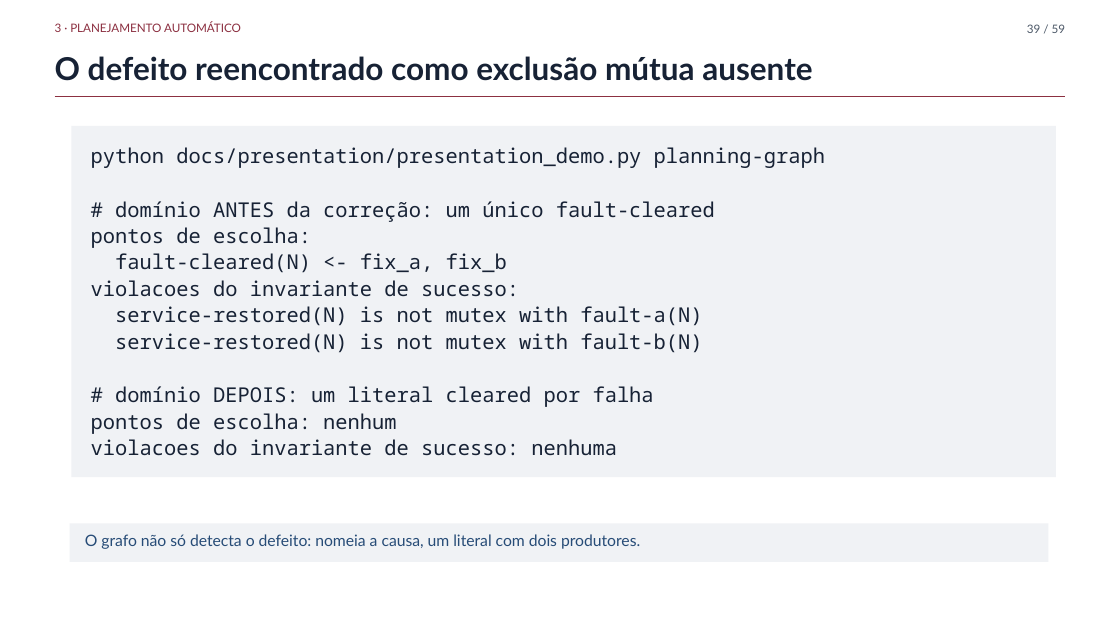
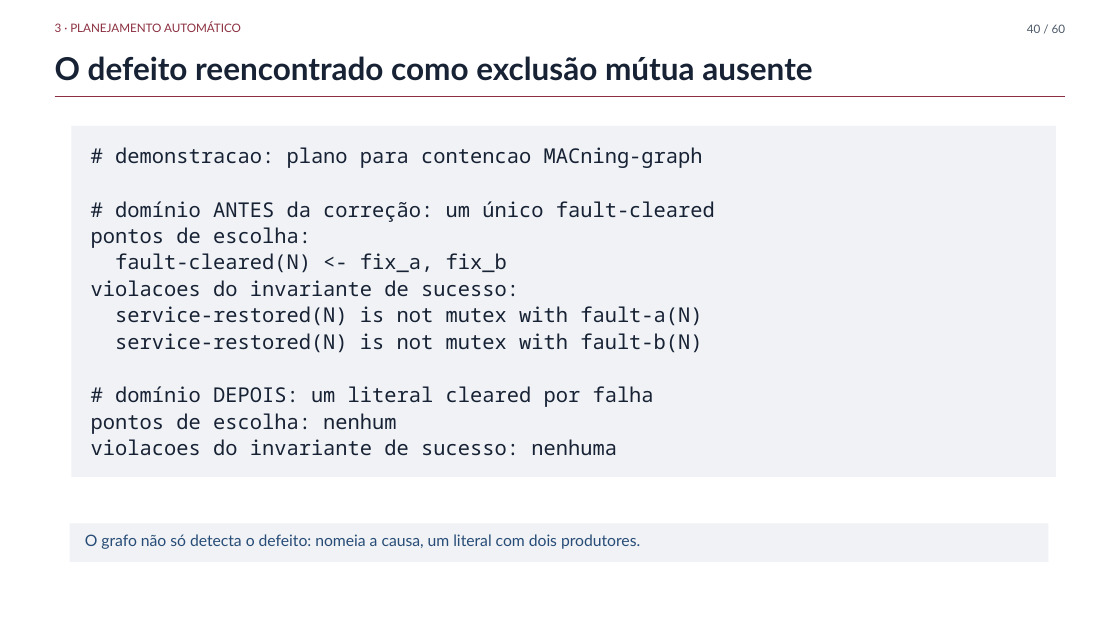
Before and after one commit to fsd-dantas/ai4systems, a slide deck: slide 40 of docs/presentation/mini-systems-presentation.pptx (slide 39 before the commit). Drawn at 1120x630 pixels with LibreOffice and Linux fonts; fonts in the diff are those of the drawing; background and template pictures are left out. Boxes give left, top, right and bottom in pixels: in the first picture for what was removed or moved away, otherwise in the second. Text is boxed around its words. In the diff, an @@ line names an element or a change of style, - is before the commit and + after.

```diff
--- a/docs/presentation/mini-systems-presentation.pptx
+++ b/docs/presentation/mini-systems-presentation.pptx
@@ text at (1027,24,1066,33): text changed @@
-39 / 59
+40 / 60
@@ text at (115,147,703,168): text changed @@
-python docs/presentation/presentation_demo.py planning-graph
+# demonstracao: plano para contencao MACning-graph
```
Also in this commit, not shown: 57 other slides changed, 1 slide added, 1 other file.
